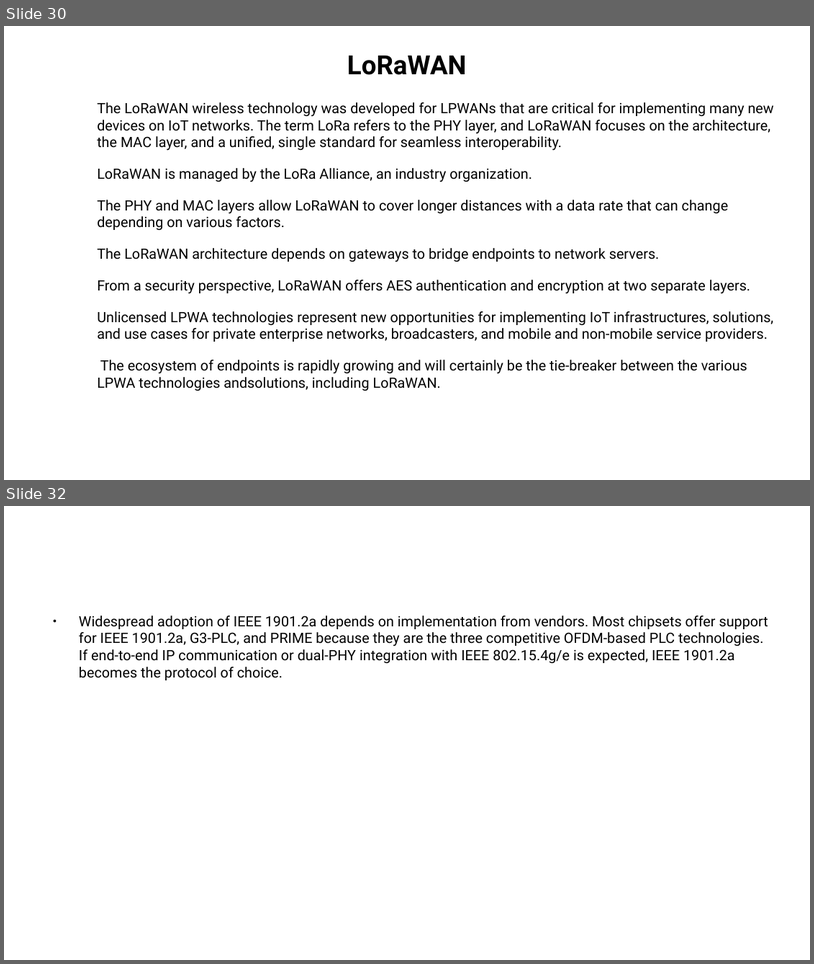
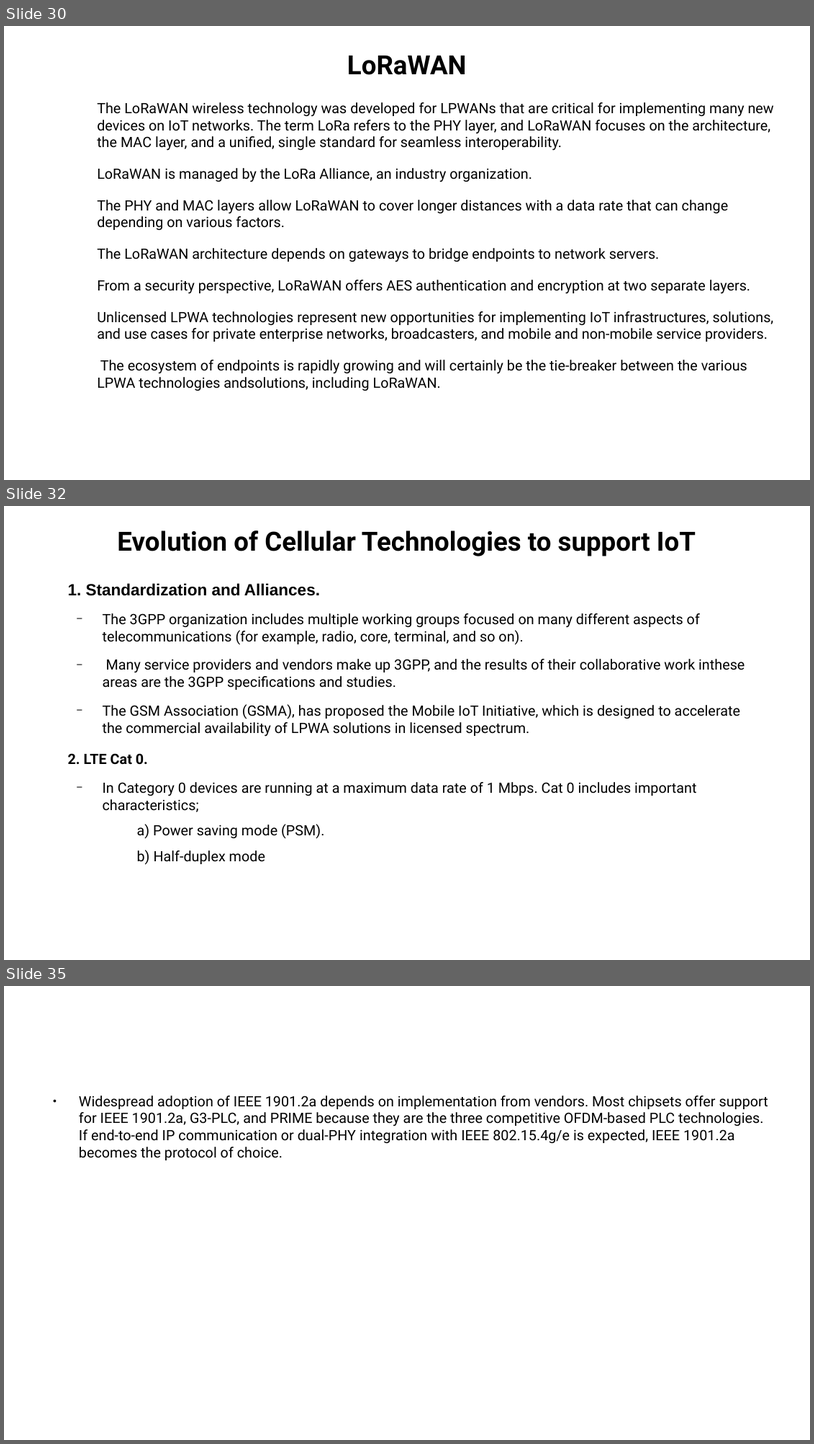
Before and after one commit to Dihfahsih1/Masters-Software-Engineering, a slide deck: yr-sem1/IoT/chapter-4-slides.odp. Shown one above the other, each under a label of ours: slides 30 and 32 before the commit, slides 30, 32 and 35 after it; the slides between them are not shown. The pictures are 814x964 and 814x1444 pixels, drawn with LibreOffice and Linux fonts; fonts in the diff are those of the drawing. Boxes give left, top, right and bottom in pixels: in the first picture for what was removed or moved away, otherwise in the second. Text is boxed around its words. In the diff, an @@ line names an element or a change of style, - is before the commit and + after.

```diff
--- a/yr-sem1/IoT/chapter-4-slides.odp
+++ b/yr-sem1/IoT/chapter-4-slides.odp
@@ slide 32 added at [4, 506, 810, 960], background #FFFFFF @@
@@ title added at [117, 530, 696, 556], 26 pt, text #000000, bold @@
+Evolution of Cellular Technologies to support IoT
@@ text added at [68, 583, 745, 865], 14 pt, text #000000 @@
+1. Standardization and Alliances.
+  − The 3GPP organization includes multiple working groups focused on many different aspects of telecommunications (for example, radio, core, terminal, and so on).
+  − Many service providers and vendors make up 3GPP, and the results of their collaborative work inthese areas are the 3GPP specifications and studies.
+  − The GSM Association (GSMA), has proposed the Mobile IoT Initiative, which is designed to accelerate the commercial availability of LPWA solutions in licensed spectrum.
+2. LTE Cat 0.
+  − In Category 0 devices are running at a maximum data rate of 1 Mbps. Cat 0 includes important characteristics;
+    a) Power saving mode (PSM).
+    b) Half-duplex mode
@@ what was slide 32 is now slide 35 @@
```
Also in this commit, not shown: 1 slide changed, 2 other slides added, 6 other files.
